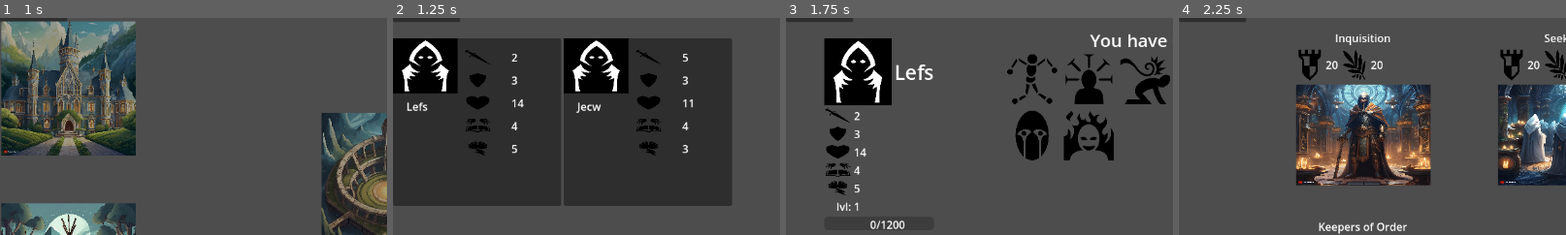
Above: before the commit, frames 1-4 (left to right).
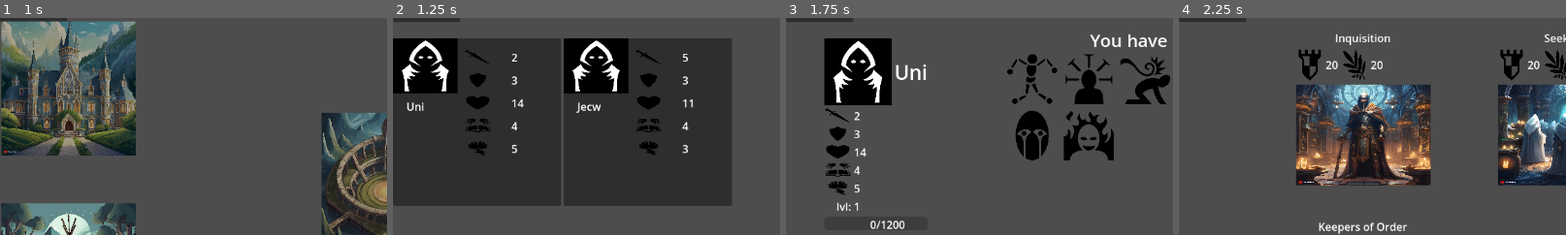
Above: after the commit, the same moments.

Repository: ualisars/ManagementPrototype
Game: Godot game, scene res://Interface/General/player_interface.tscn
Two runs of this game, one before a commit and one after it. Both use one fixed random seed, a clock stepped at 60 frames per second and the inputs below.
Inputs (mouse positions are % of the whole screen's width and height, from its top left):
- Up to frame 1 (1 s): click "Camp" at 0.5 s
- Up to frame 2 (1.25 s): no input
- Up to frame 3 (1.75 s): move the mouse to (11, 32) at 1.27 s; press the mouse at (11, 32) at 1.28 s
- Up to frame 4 (2.25 s): tap Enter at 2 s; move the mouse to (46, 5) at 2.02 s; release the mouse at (46, 5) at 2.03 s; click (46, 5) at 2.1 s
The pictures show only the part of the screen within x 0-50%, y 8-58%; the shares and areas given below are measured in that part.

Frame 1 is identical in both runs. In frame 2, 0.1% of the frame differs, in the area x 3-10%, y 38-43%; in frame 3, 0.4%, in the area x 28-39%, y 21-29%; in frame 4, nothing differs.

Commit message:
generate new character in acamedy after fight ends

Diff:
--- a/World/CharacterGenerator.gd
+++ b/World/CharacterGenerator.gd
@@ -9,6 +9,15 @@
 var id: int = 1
 
 var academy_characters: Array = []
+
+func _ready() -> void:
+	add_academy_characters()
+
+	Messenger.FIGHT_ENDED.connect(on_fight_ended)
+
+
+func on_fight_ended(_is_player_win: bool) -> void:
+	add_academy_characters()
 
 func create_character(is_player) -> Characterictic:
 	var characteristic = CharacteristicClass.instantiate()
@@ -35,6 +44,7 @@
 	return character_name
 
 func add_academy_characters() -> void:
+	academy_characters = []
 	for i in range(5):
 		var character = create_character(false)
 		academy_characters.append(character)
@@ -58,8 +68,8 @@
 		"Gen",
 		"Trendor",
 		"Avinor",
-		"Bob"
+		"Bob",
+		"Uni",
+		"Telver",
+		"Agitus"
 	]
-
-func _ready() -> void:
-	add_academy_characters()
